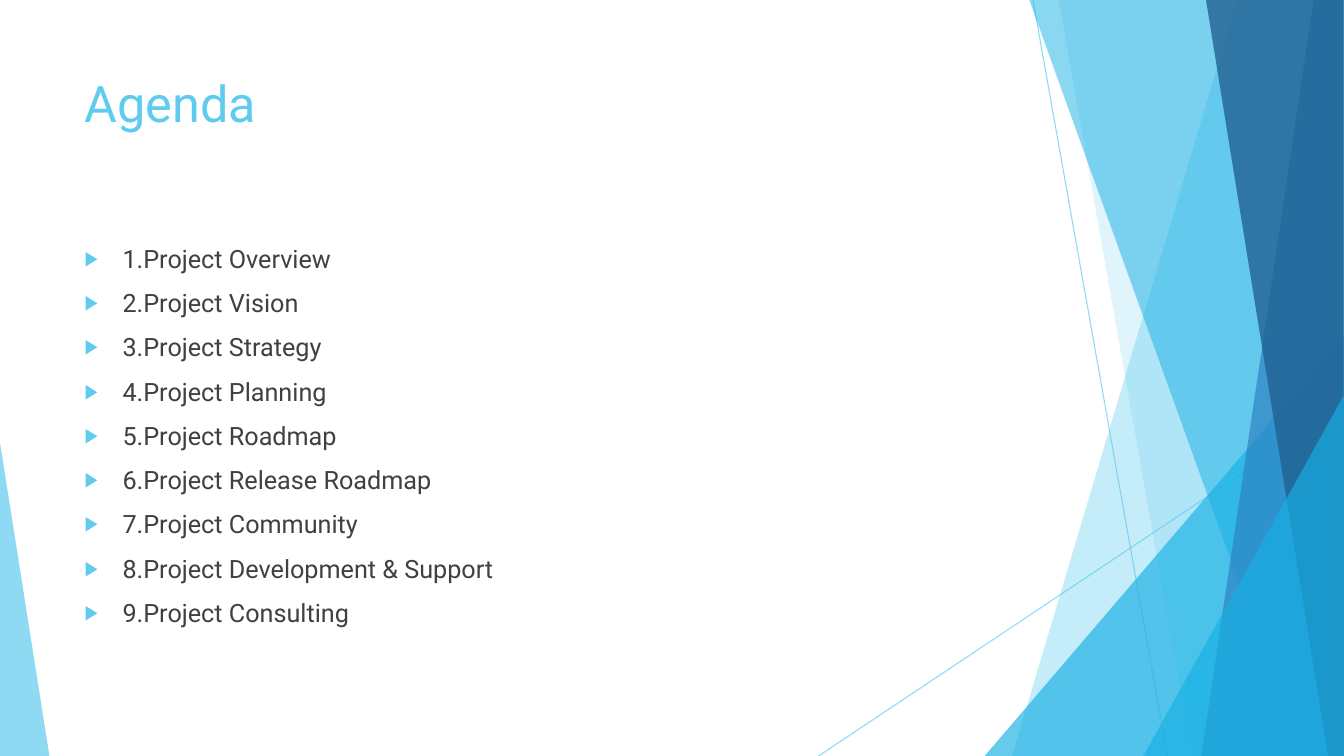
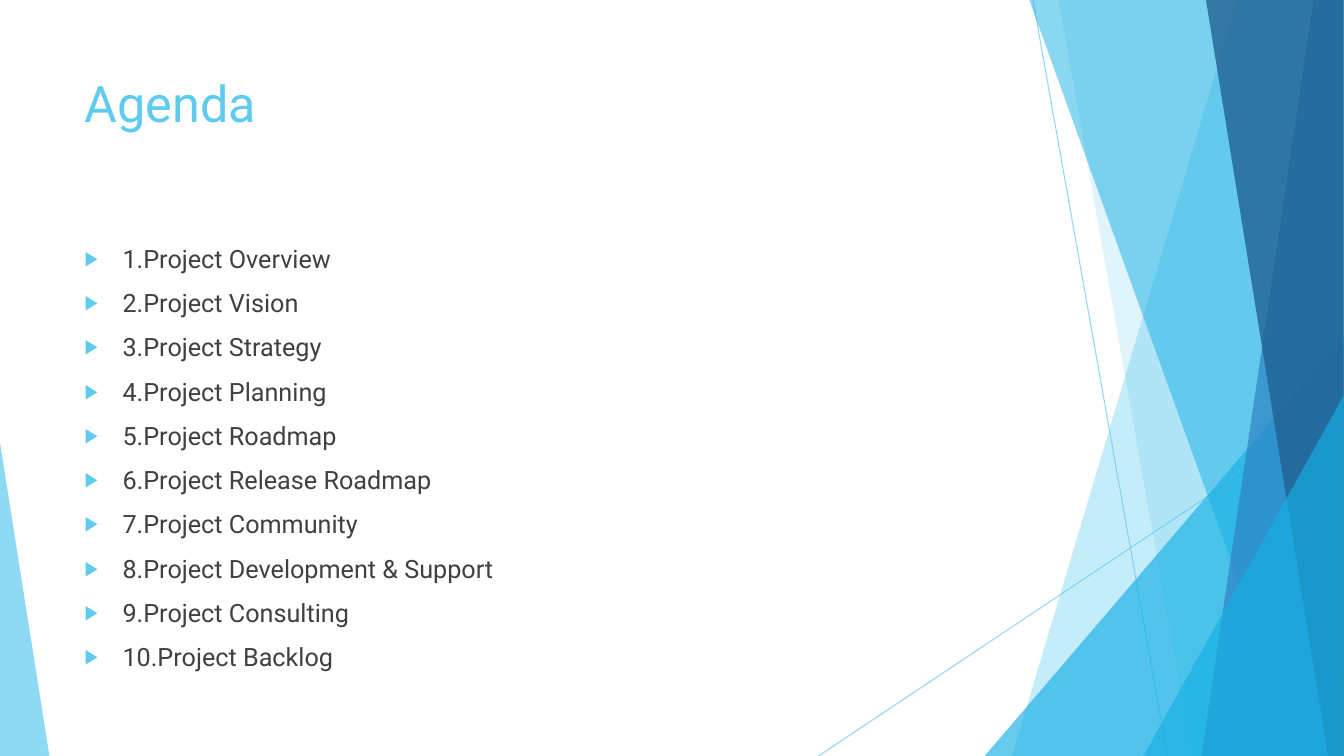
Before and after one commit to ARUNRGAGILITY/os_agileprojectmgmt, a slide deck: slide 2 of Documents/1.Project_Overview.pptx. Drawn at 1344x756 pixels with LibreOffice and Linux fonts; fonts in the diff are those of the drawing. Boxes give left, top, right and bottom in pixels: in the first picture for what was removed or moved away, otherwise in the second. Text is boxed around its words. In the diff, an @@ line names an element or a change of style, - is before the commit and + after.

Commit message:
Project Backlog

```diff
--- a/Documents/1.Project_Overview.pptx
+++ b/Documents/1.Project_Overview.pptx
@@ text at [123,647,333,672]: paragraph added @@
+▶ 10.Project Backlog
```
Also in this commit, not shown: 1 slide added.
